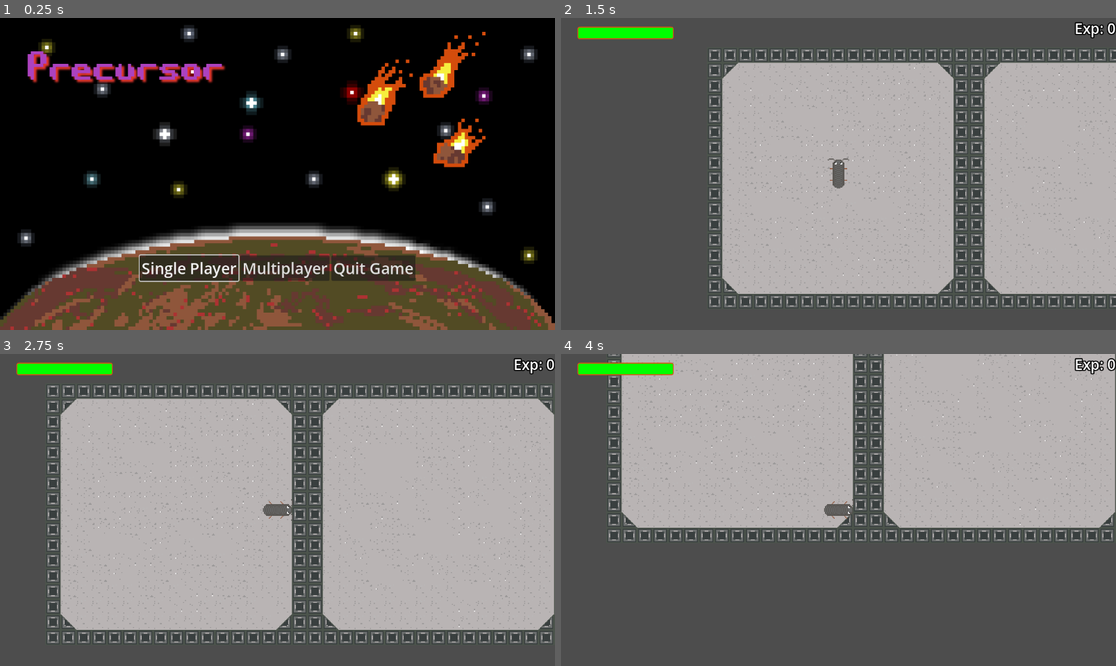
Above: before the commit, frames 1-4 (two rows, left to right).
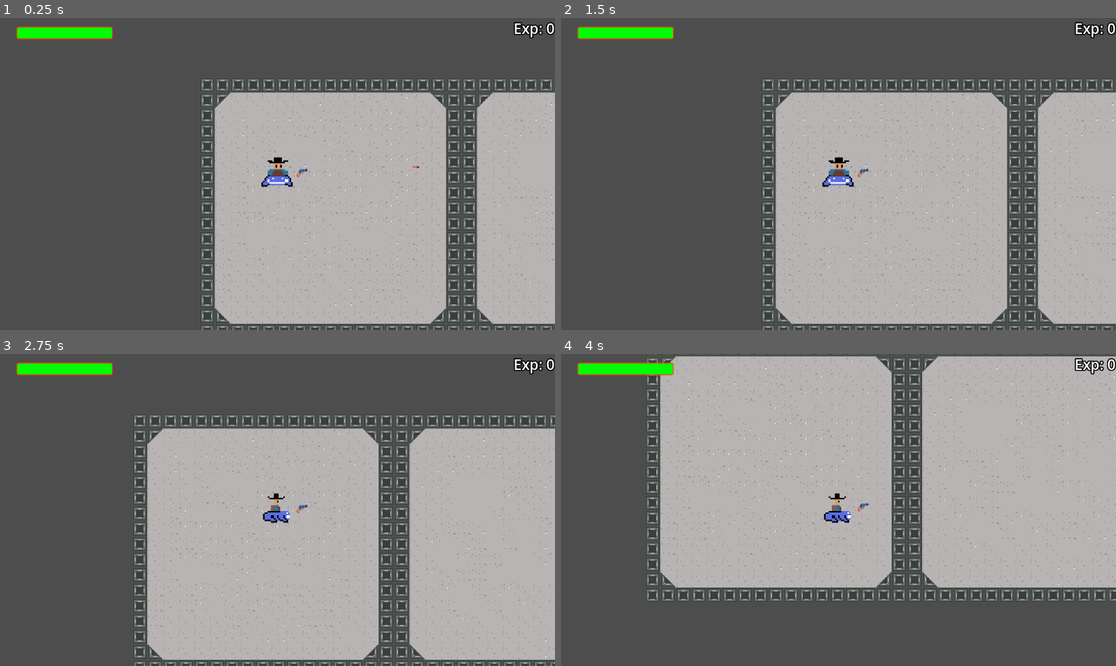
Above: after the commit, the same moments.

Repository: TheAdamSmith/precursor
Game: Godot game, scene res://levels/planet_level/planet_level.tscn
The game is run twice, just before and just after one commit, with the same random seed, the same clock (stepped at 60 frames per second) and the same inputs. Before the commit the project starts from res://ui/main_menu.tscn.
Inputs (mouse positions are in pixels of both pictures, inside the frame that each line leads up to):
- Up to frame 1 (0.25 s): no input
- Up to frame 2 (1.5 s): click (749, 267) at 0.5 s, where only the run before the commit has a clickable "Single Player"; click (633, 120) at 1.25 s, where only the run before the commit has a clickable "Start Game"
- Up to frame 3 (2.75 s): tap Enter at 2 s; hold D (move_right) from 2.03 s (still down)
- Up to frame 4 (4 s): release D (move_right) at 2.78 s; hold S (move_down) 2.78-3.53 s; hold D (move_right) from 3.53 s (still down)

The runs differ from the first frame. In frame 1, 99% of the frame differs, in the area x 0-100%, y 0-100%; in frame 2, 29%; in frame 3, 36%; in frame 4, 29%.

Commit message:
add basic weapon
adds a basic weapon with bullet animations and vfx

Diff:
--- a/characters/playerv_2.tscn
+++ b/characters/playerv_2.tscn
@@ -6,10 +6,11 @@
 [ext_resource type="Animation" uid="uid://7xvbbrknocwu" path="res://models/Cowboy_8bit/walkLeft.res" id="4_liea4"]
 [ext_resource type="Animation" uid="uid://cg7ljp3m0bwo1" path="res://models/Cowboy_8bit/walkRight.res" id="5_0clik"]
 [ext_resource type="Animation" uid="uid://chkrcb7h1yobc" path="res://models/Cowboy_8bit/walkUp.res" id="6_6q8cu"]
+[ext_resource type="PackedScene" uid="uid://jgn80e46ku2v" path="res://weapons/basic_weapon/revolver.tscn" id="7_rm75b"]
 
 [sub_resource type="CapsuleShape2D" id="CapsuleShape2D_mrqpl"]
-radius = 34.0
-height = 84.0
+radius = 14.0
+height = 32.0
 
 [sub_resource type="Animation" id="Animation_yqfu6"]
 length = 0.001
@@ -43,7 +44,8 @@
 shape = SubResource("CapsuleShape2D_mrqpl")
 
 [node name="Sprite2D" type="Sprite2D" parent="."]
-position = Vector2(2, -10)
+position = Vector2(0, -1)
+scale = Vector2(0.325, 0.304167)
 texture = ExtResource("2_bqjx6")
 hframes = 3
 vframes = 4
@@ -52,3 +54,6 @@
 libraries = {
 "": SubResource("AnimationLibrary_26w5p")
 }
+
+[node name="Revolver" parent="." instance=ExtResource("7_rm75b")]
+position = Vector2(26, 0)
--- a/levels/planet_level/planet_level.tscn
+++ b/levels/planet_level/planet_level.tscn
@@ -1,7 +1,7 @@
 [gd_scene load_steps=7 format=3 uid="uid://dt7xh03ye22rr"]
 
 [ext_resource type="Texture2D" uid="uid://ccvnwue44mquo" path="res://levels/planet_level/planet-level-sheet.png" id="1_sucad"]
-[ext_resource type="PackedScene" uid="uid://dk0xdy43c6bcn" path="res://characters/player.tscn" id="2_didse"]
+[ext_resource type="PackedScene" uid="uid://dxfifyrswhcus" path="res://characters/playerv_2.tscn" id="2_kqhvk"]
 [ext_resource type="PackedScene" uid="uid://cl4njstiybxps" path="res://ui/hud.tscn" id="3_u1381"]
 
 [sub_resource type="PhysicsMaterial" id="PhysicsMaterial_pqjfb"]
@@ -61,10 +61,12 @@
 format = 2
 layer_0/tile_data = PackedInt32Array(0, 262144, 0, 65536, 262144, 0, 131072, 262144, 0, 196608, 262144, 0, 262144, 2621 …(10478 unchanged characters)…
 
-[node name="player" parent="." instance=ExtResource("2_didse")]
-position = Vector2(273, 263)
-scale = Vector2(0.2, 0.2)
+[node name="playerv2" parent="." instance=ExtResource("2_kqhvk")]
+position = Vector2(161, 199)
+scale = Vector2(2, 2)
 
-[node name="Camera2D" type="Camera2D" parent="player"]
+[node name="Camera2D" type="Camera2D" parent="playerv2"]
+position = Vector2(0.500015, 1.00002)
+scale = Vector2(0.1, 0.1)
 
-[node name="Hud" parent="player" instance=ExtResource("3_u1381")]
+[node name="Hud" parent="playerv2" instance=ExtResource("3_u1381")]
--- a/project.godot
+++ b/project.godot
@@ -11,7 +11,7 @@
 [application]
 
 config/name="Precursor"
-run/main_scene="res://ui/main_menu.tscn"
+run/main_scene="res://levels/planet_level/planet_level.tscn"
 config/features=PackedStringArray("4.2", "Forward Plus")
 config/icon="res://icon.svg"
 
@@ -19,10 +19,6 @@
 
 EventService="*res://autoloads/event_service.gd"
 PauseScreen="*res://ui/pause_screen.tscn"
-
-[display]
-
-window/size/mode=3
 
 [input]
 
@@ -44,27 +40,23 @@
 "deadzone": 0.5,
 "events": [Object(InputEventKey,"resource_local_to_scene":false,"resource_name":"","device":-1,"window_id":0,"alt_pressed":false,"shift_pressed":false,"ctrl_pressed":false,"meta_pressed":false,"pressed":false,"keycode":0,"physical_keycode":87,"key_label":0,"unicode":119,"echo":false,"script":null)
 , Object(InputEventJoypadMotion,"resource_local_to_scene":false,"resource_name":"","device":-1,"axis":1,"axis_value":-1.0,"script":null)
-
 ]
 }
 move_down={
 "deadzone": 0.5,
 "events": [Object(InputEventKey,"resource_local_to_scene":false,"resource_name":"","device":-1,"window_id":0,"alt_pressed":false,"shift_pressed":false,"ctrl_pressed":false,"meta_pressed":false,"pressed":false,"keycode":0,"physical_keycode":83,"key_label":0,"unicode":115,"echo":false,"script":null)
 , Object(InputEventJoypadMotion,"resource_local_to_scene":false,"resource_name":"","device":-1,"axis":1,"axis_value":1.0,"script":null)
-
 ]
 }
 move_left={
 "deadzone": 0.5,
 "events": [Object(InputEventKey,"resource_local_to_scene":false,"resource_name":"","device":-1,"window_id":0,"alt_pressed":false,"shift_pressed":false,"ctrl_pressed":false,"meta_pressed":false,"pressed":false,"keycode":0,"physical_keycode":65,"key_label":0,"unicode":97,"echo":false,"script":null)
 , Object(InputEventJoypadMotion,"resource_local_to_scene":false,"resource_name":"","device":-1,"axis":0,"axis_value":-1.0,"script":null)
-
 ]
 }
 move_right={
 "deadzone": 0.5,
 "events": [Object(InputEventKey,"resource_local_to_scene":false,"resource_name":"","device":-1,"window_id":0,"alt_pressed":false,"shift_pressed":false,"ctrl_pressed":false,"meta_pressed":false,"pressed":false,"keycode":0,"physical_keycode":68,"key_label":0,"unicode":100,"echo":false,"script":null)
 , Object(InputEventJoypadMotion,"resource_local_to_scene":false,"resource_name":"","device":-1,"axis":0,"axis_value":1.0,"script":null)
-
 ]
 }
--- /dev/null
+++ b/weapons/basic_weapon/bullet.gd
@@ -0,0 +1,16 @@
+extends RigidBody2D
+
+func _ready():
+	$Vfx.hide()
+
+func _on_body_entered(body):
+	linear_velocity.x = 0
+	linear_velocity.y = 0
+	$Vfx.show()
+	$Vfx.play()
+	await get_tree().create_timer(0.05).timeout
+	$SmallBullet.hide()
+
+
+func _on_vfx_animation_looped():
+	queue_free()
--- a/weapons/basic_weapon/bullet.tscn
+++ b/weapons/basic_weapon/bullet.tscn
@@ -1,13 +1,49 @@
-[gd_scene load_steps=3 format=3 uid="uid://gcut5ipd0n4f"]
+[gd_scene load_steps=11 format=3 uid="uid://gcut5ipd0n4f"]
 
+[ext_resource type="Script" path="res://weapons/basic_weapon/bullet.gd" id="1_axqsb"]
 [ext_resource type="Texture2D" uid="uid://b15n8b22f4iea" path="res://models/basic_weapon/small_bullet.png" id="1_i2lqa"]
+[ext_resource type="Texture2D" uid="uid://cnbktw2xue711" path="res://models/explosions/Explosions Pack 3 files/Sprites/explosion-d/explosion-d1.png" id="3_lmbac"]
+[ext_resource type="Texture2D" uid="uid://dcu1y6wd07o73" path="res://models/explosions/Explosions Pack 3 files/Sprites/explosion-d/explosion-d2.png" id="4_tl6m7"]
+[ext_resource type="Texture2D" uid="uid://cxwd2pqgsmkq3" path="res://models/explosions/Explosions Pack 3 files/Sprites/explosion-d/explosion-d3.png" id="5_lasdn"]
+[ext_resource type="Texture2D" uid="uid://frtmsj2kr18o" path="res://models/explosions/Explosions Pack 3 files/Sprites/explosion-d/explosion-d4.png" id="6_1v8ur"]
+[ext_resource type="Texture2D" uid="uid://d21b5m3h5unwl" path="res://models/explosions/Explosions Pack 3 files/Sprites/explosion-d/explosion-d5.png" id="7_ubkyc"]
+[ext_resource type="Texture2D" uid="uid://ckpf3hjj1ynkr" path="res://models/explosions/Explosions Pack 3 files/Sprites/explosion-d/explosion-d6.png" id="8_ppw4f"]
 
 [sub_resource type="CapsuleShape2D" id="CapsuleShape2D_yduv4"]
-radius = 6.0
-height = 36.0
+radius = 3.0
+height = 16.0
+
+[sub_resource type="SpriteFrames" id="SpriteFrames_foeqg"]
+animations = [{
+"frames": [{
+"duration": 1.0,
+"texture": ExtResource("3_lmbac")
+}, {
+"duration": 1.0,
+"texture": ExtResource("4_tl6m7")
+}, {
+"duration": 1.0,
+"texture": ExtResource("5_lasdn")
+}, {
+"duration": 1.0,
+"texture": ExtResource("6_1v8ur")
+}, {
+"duration": 1.0,
+"texture": ExtResource("7_ubkyc")
+}, {
+"duration": 1.0,
+"texture": ExtResource("8_ppw4f")
+}],
+"loop": true,
+"name": &"default",
+"speed": 15.0
+}]
 
 [node name="Bullet" type="RigidBody2D"]
 gravity_scale = 0.0
+max_contacts_reported = 1
+contact_monitor = true
+script = ExtResource("1_axqsb")
 
 [node name="CollisionShape2D" type="CollisionShape2D" parent="."]
 rotation = 1.5708
@@ -15,5 +51,12 @@
 
 [node name="SmallBullet" type="Sprite2D" parent="."]
 rotation = 1.5708
-scale = Vector2(0.370233, 0.438734)
+scale = Vector2(0.135802, 0.180307)
 texture = ExtResource("1_i2lqa")
+
+[node name="Vfx" type="AnimatedSprite2D" parent="."]
+sprite_frames = SubResource("SpriteFrames_foeqg")
+frame_progress = 0.972011
+
+[connection signal="body_entered" from="." to="." method="_on_body_entered"]
+[connection signal="animation_looped" from="Vfx" to="." method="_on_vfx_animation_looped"]
--- a/weapons/basic_weapon/revolver.gd
+++ b/weapons/basic_weapon/revolver.gd
@@ -1,6 +1,6 @@
 extends RigidBody2D
 
-@export var fire_rate = 1.5
+@export var fire_rate = 3
 @export var bullet_speed = 1000
 
 var bullet = preload("res://weapons/basic_weapon/bullet.tscn")
@@ -8,12 +8,17 @@
 var screen_size
 # Called when the node enters the scene tree for the first time.
 func _ready():
+	set_z_index(1)
 	screen_size = get_viewport_rect().size
 
 # Called every frame. 'delta' is the elapsed time since the previous frame.
 func _process(delta):
+
 	if can_fire:
+		$Vfx.show()
+		$Vfx.play()
 		var bullet_instance = bullet.instantiate()
+		bullet_instance.set_z_index(0)
 		bullet_instance.position = $BulletPoint.get_global_position()
 		bullet_instance.rotation = $Revolver.global_rotation
 		bullet_instance.apply_impulse(Vector2(bullet_speed, 0).rotated($Revolver.global_rotation))
@@ -21,3 +26,12 @@
 		can_fire = false
 		await get_tree().create_timer(fire_rate).timeout
 		can_fire = true
+
+
+
+
+
+
+func _on_vfx_animation_looped():
+	$Vfx.hide()
+	$Vfx.stop()
--- a/weapons/basic_weapon/revolver.tscn
+++ b/weapons/basic_weapon/revolver.tscn
@@ -1,15 +1,62 @@
-[gd_scene load_steps=3 format=3 uid="uid://jgn80e46ku2v"]
+[gd_scene load_steps=11 format=3 uid="uid://jgn80e46ku2v"]
 
 [ext_resource type="Script" path="res://weapons/basic_weapon/revolver.gd" id="1_a26cl"]
 [ext_resource type="Texture2D" uid="uid://bxsrij7jnvog3" path="res://models/basic_weapon/revolver.png" id="1_y8xop"]
+[ext_resource type="Texture2D" uid="uid://dm6ssfcfjpoqm" path="res://models/explosions/Explosions Pack 3 files/Sprites/explosion-h/explosion-h1.png" id="3_yedst"]
+[ext_resource type="Texture2D" uid="uid://cd3hm8vhxkro" path="res://models/explosions/Explosions Pack 3 files/Sprites/explosion-h/explosion-h2.png" id="4_c377x"]
+[ext_resource type="Texture2D" uid="uid://cowubpylvk1ev" path="res://models/explosions/Explosions Pack 3 files/Sprites/explosion-h/explosion-h3.png" id="5_2v0v8"]
+[ext_resource type="Texture2D" uid="uid://ciqhntxpxknc3" path="res://models/explosions/Explosions Pack 3 files/Sprites/explosion-h/explosion-h4.png" id="6_j3m5r"]
+[ext_resource type="Texture2D" uid="uid://ca73ela1e0s6f" path="res://models/explosions/Explosions Pack 3 files/Sprites/explosion-h/explosion-h5.png" id="7_8wgyo"]
+[ext_resource type="Texture2D" uid="uid://criicn1j4dc73" path="res://models/explosions/Explosions Pack 3 files/Sprites/explosion-h/explosion-h6.png" id="8_a0wrh"]
+[ext_resource type="Texture2D" uid="uid://cf2umap2pka2w" path="res://models/explosions/Explosions Pack 3 files/Sprites/explosion-h/explosion-h7.png" id="9_jxsvf"]
+
+[sub_resource type="SpriteFrames" id="SpriteFrames_xtuwr"]
+animations = [{
+"frames": [{
+"duration": 1.0,
+"texture": ExtResource("3_yedst")
+}, {
+"duration": 1.0,
+"texture": ExtResource("4_c377x")
+}, {
+"duration": 1.0,
+"texture": ExtResource("5_2v0v8")
+}, {
+"duration": 1.0,
+"texture": ExtResource("6_j3m5r")
+}, {
+"duration": 1.0,
+"texture": ExtResource("7_8wgyo")
+}, {
+"duration": 1.0,
+"texture": ExtResource("8_a0wrh")
+}, {
+"duration": 1.0,
+"texture": ExtResource("9_jxsvf")
+}],
+"loop": true,
+"name": &"default",
+"speed": 50.0
+}]
 
 [node name="Revolver" type="RigidBody2D"]
 gravity_scale = 0.0
 script = ExtResource("1_a26cl")
 
 [node name="Revolver" type="Sprite2D" parent="."]
-scale = Vector2(0.327731, 0.37037)
+position = Vector2(-2.38419e-07, 5.96046e-08)
+scale = Vector2(0.0913864, 0.108025)
 texture = ExtResource("1_y8xop")
 
 [node name="BulletPoint" type="Node2D" parent="."]
-position = Vector2(40, -21)
+position = Vector2(11, -6)
+
+[node name="Vfx" type="AnimatedSprite2D" parent="."]
+position = Vector2(18, -6)
+rotation = 1.5708
+scale = Vector2(0.317911, 0.435731)
+sprite_frames = SubResource("SpriteFrames_xtuwr")
+frame_progress = 0.0182909
+
+[connection signal="animation_finished" from="Vfx" to="." method="_on_vfx_animation_finished"]
+[connection signal="animation_looped" from="Vfx" to="." method="_on_vfx_animation_looped"]
Not shown: 1 places in characters/playerv_2.tscn that only renumber resources
